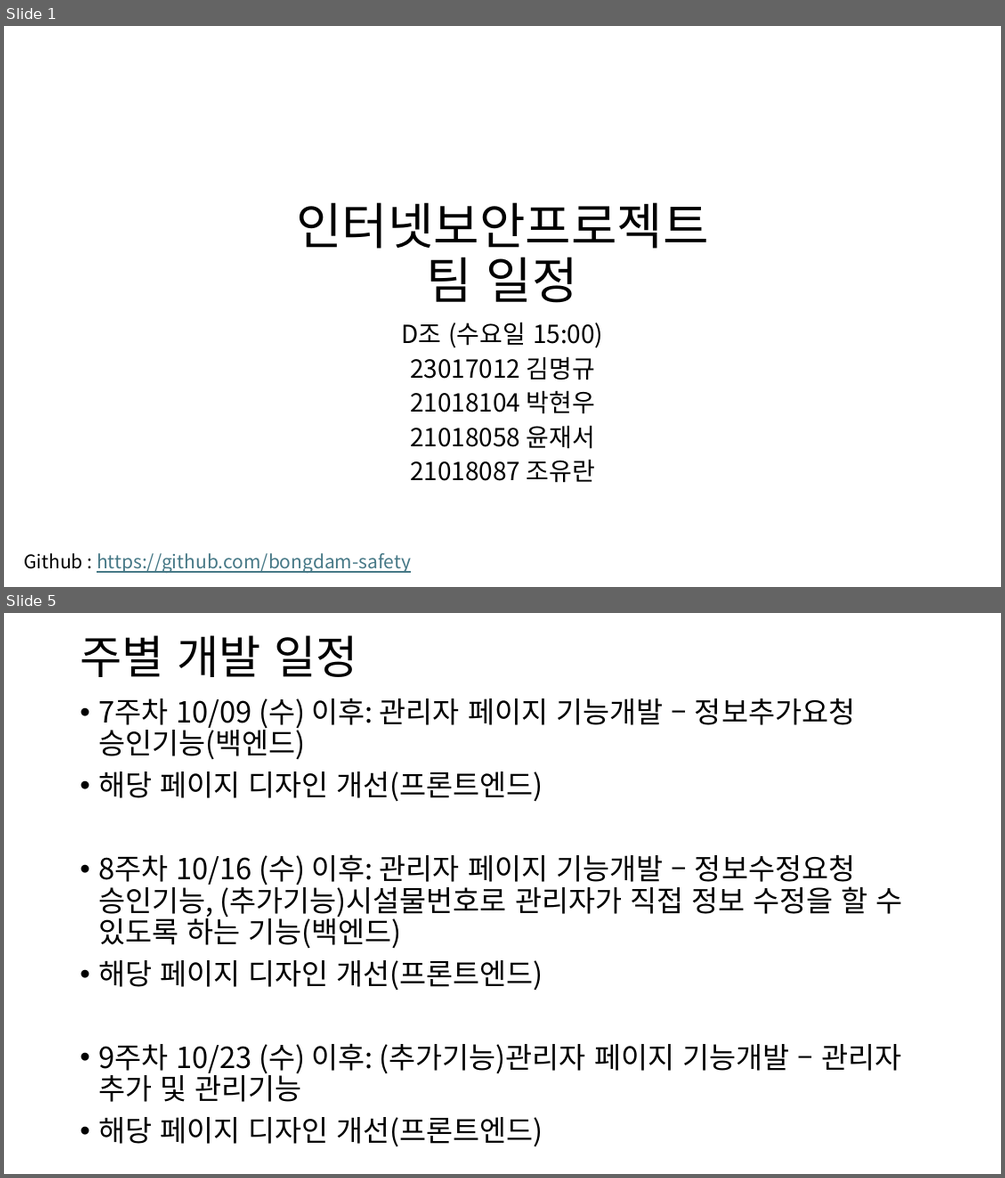
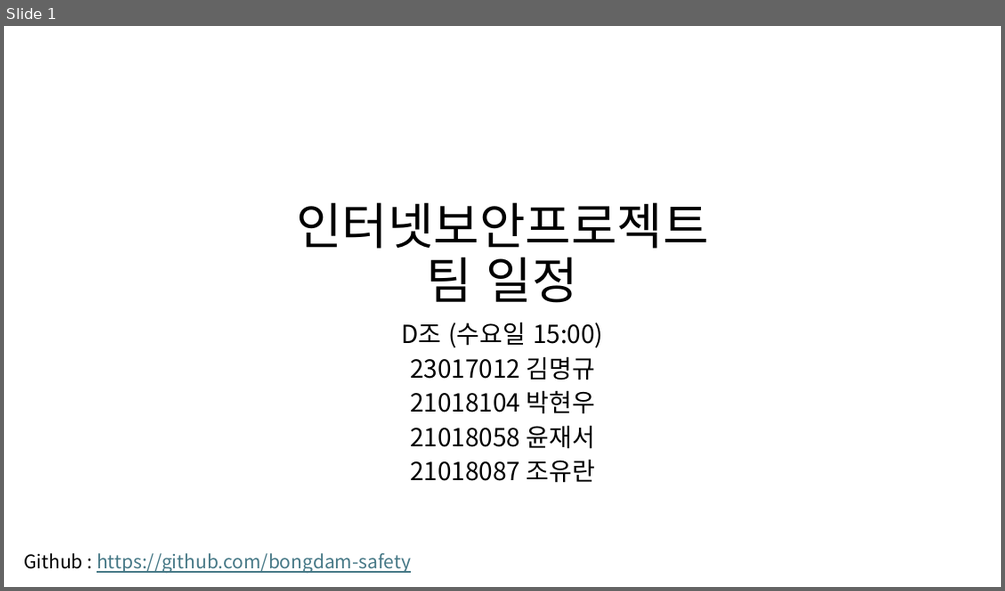
Before and after one commit to bongdam-safety/documents, a slide deck: 업무분장 및 주차별 일정.pptx. Shown one above the other, each under a label of ours: slides 1 and 5 before the commit, slide 1 after it; the slides between them are not shown. The pictures are 1005x1178 and 1005x591 pixels, drawn with LibreOffice and Linux fonts; fonts in the diff are those of the drawing. Boxes give left, top, right and bottom in pixels: in the first picture for what was removed or moved away, otherwise in the second. Text is boxed around its words. In the diff, an @@ line names an element or a change of style, - is before the commit and + after.

Commit message:
업무분장 및 주차별계획 수정

```diff
--- a/업무분장 및 주차별 일정.pptx
+++ b/업무분장 및 주차별 일정.pptx
@@ slide 5 removed at <box>4,613,1001,1174</box>, background #FFFFFF @@
@@ title removed at <box>80,635,357,677</box> @@
-주별 개발 일정
@@ text removed at <box>98,698,903,1146</box> @@
-• 7주차 10/09 (수) 이후: 관리자 페이지 기능개발 – 정보추가요청 승인기능(백엔드)
-• 해당 페이지 디자인 개선(프론트엔드)
-• 8주차 10/16 (수) 이후: 관리자 페이지 기능개발 – 정보수정요청 승인기능, (추가기능)시설물번호로 관리자가 직접 정보 수정을 할 수 있도록 하는 기능(백엔드)
-• 해당 페이지 디자인 개선(프론트엔드)
-• 9주차 10/23 (수) 이후: (추가기능)관리자 페이지 기능개발 – 관리자 추가 및 관리기능
-• 해당 페이지 디자인 개선(프론트엔드)
```
Also in this commit, not shown: 5 slides changed, 1 slide added, 1 other file.
